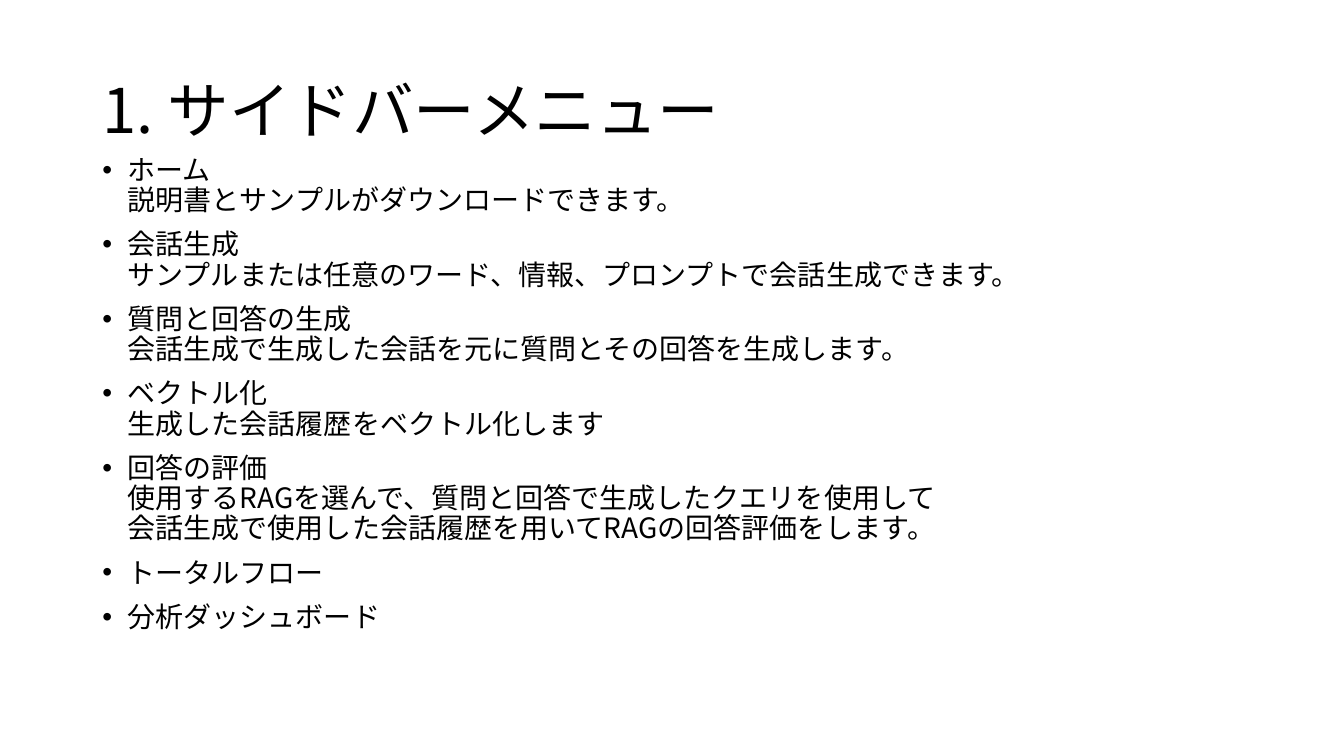
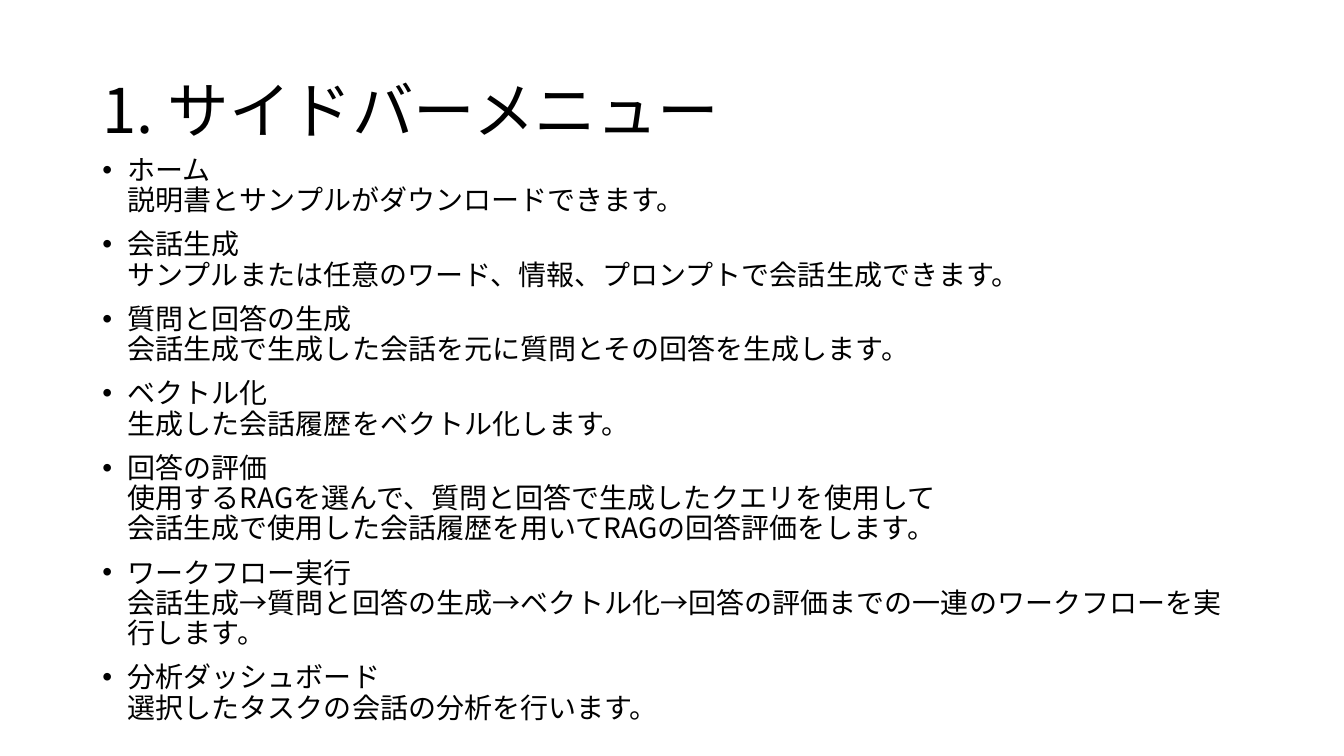
Before and after one commit to flymywife/Meta-CommunicationRAG, a slide deck: slide 5 of mcrag-app-mcp/sample/MCRAG_mcp_マニュアル.pptx (slide 4 before the commit). Drawn at 1344x756 pixels with LibreOffice and Linux fonts; fonts in the diff are those of the drawing. Boxes give left, top, right and bottom in pixels: in the first picture for what was removed or moved away, otherwise in the second. Text is boxed around its words. In the diff, an @@ line names an element or a change of style, - is before the commit and + after.

Commit message:
主成分分析が入ってる

```diff
--- a/mcrag-app-mcp/sample/MCRAG_mcp_マニュアル.pptx
+++ b/mcrag-app-mcp/sample/MCRAG_mcp_マニュアル.pptx
@@ text at box(128, 380, 630, 437): text changed @@
-• ベクトル化
-  生成した会話履歴をベクトル化します
+• ベクトル化
+  生成した会話履歴をベクトル化します。
@@ text at box(128, 559, 1222, 721): text changed @@
-• トータルフロー
-• 分析ダッシュボード
+• ワークフロー実行
+  会話生成→質問と回答の生成→ベクトル化→回答の評価までの一連のワークフローを実行します。
+• 分析ダッシュボード
+  選択したタスクの会話の分析を行います。
```
Also in this commit, not shown: 7 other slides changed, 2 slides added, 23 other files.
